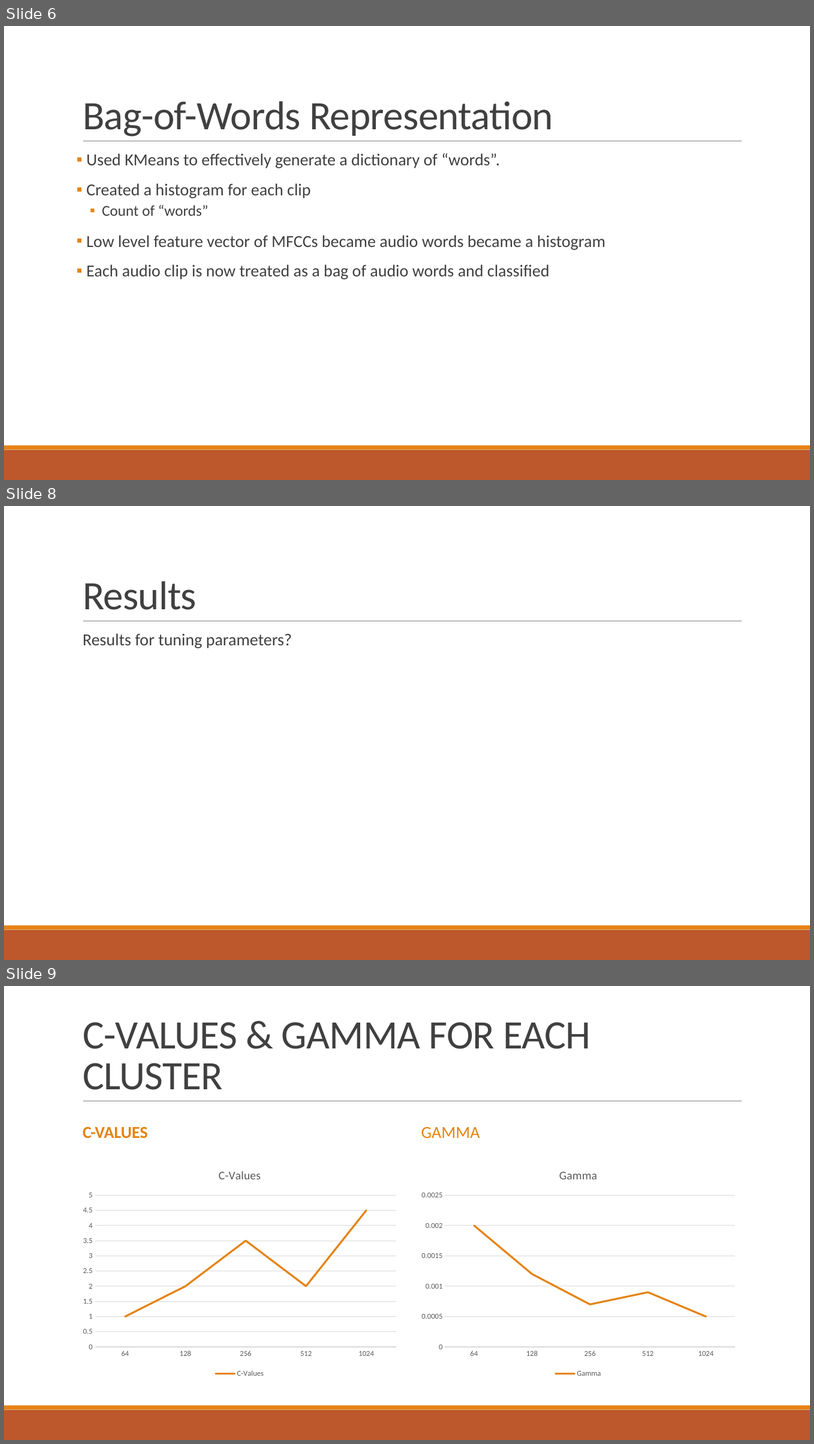
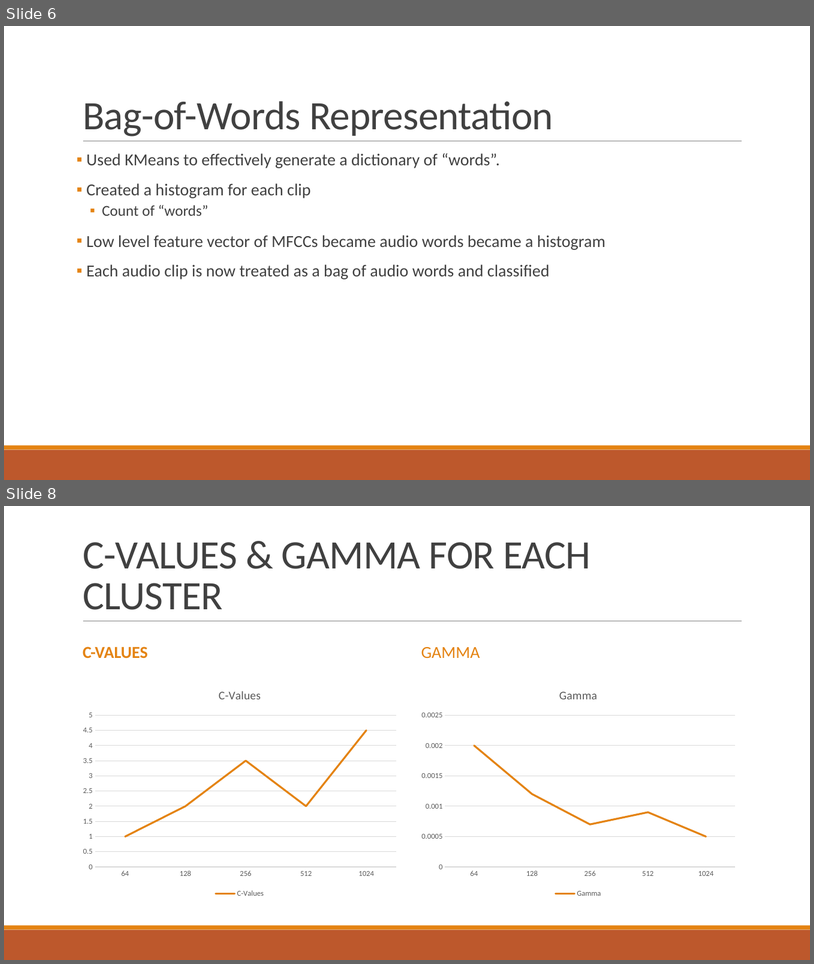
Before and after one commit to crabtreej/CrashAudioClassifier, a slide deck: AI_2_Presentation.pptx. Shown one above the other, each under a label of ours: slides 6, 8 and 9 before the commit, slides 6 and 8 after it; the slides between them are not shown. The pictures are 814x1444 and 814x964 pixels, drawn with LibreOffice and Linux fonts; fonts in the diff are those of the drawing. Boxes give left, top, right and bottom in pixels: in the first picture for what was removed or moved away, otherwise in the second. Text is boxed around its words. In the diff, an @@ line names an element or a change of style, - is before the commit and + after.

```diff
--- a/AI_2_Presentation.pptx
+++ b/AI_2_Presentation.pptx
@@ slide 8 removed at <box>4,506,810,960</box>, background #FFFFFF; not listed: 3 template elements that a slide beside it also shows @@
@@ title removed at <box>83,581,197,610</box> @@
-Results
@@ text removed at <box>83,633,292,648</box> @@
-  Results for tuning parameters?
@@ what was slide 9 is now slide 8 @@
```
Also in this commit, not shown: 1 slide changed, 1 other file.
